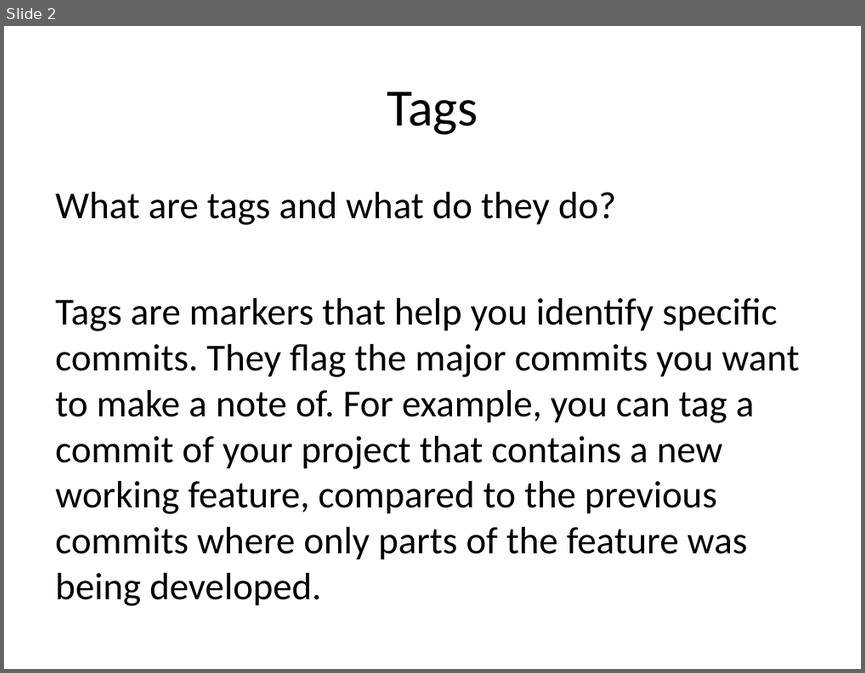
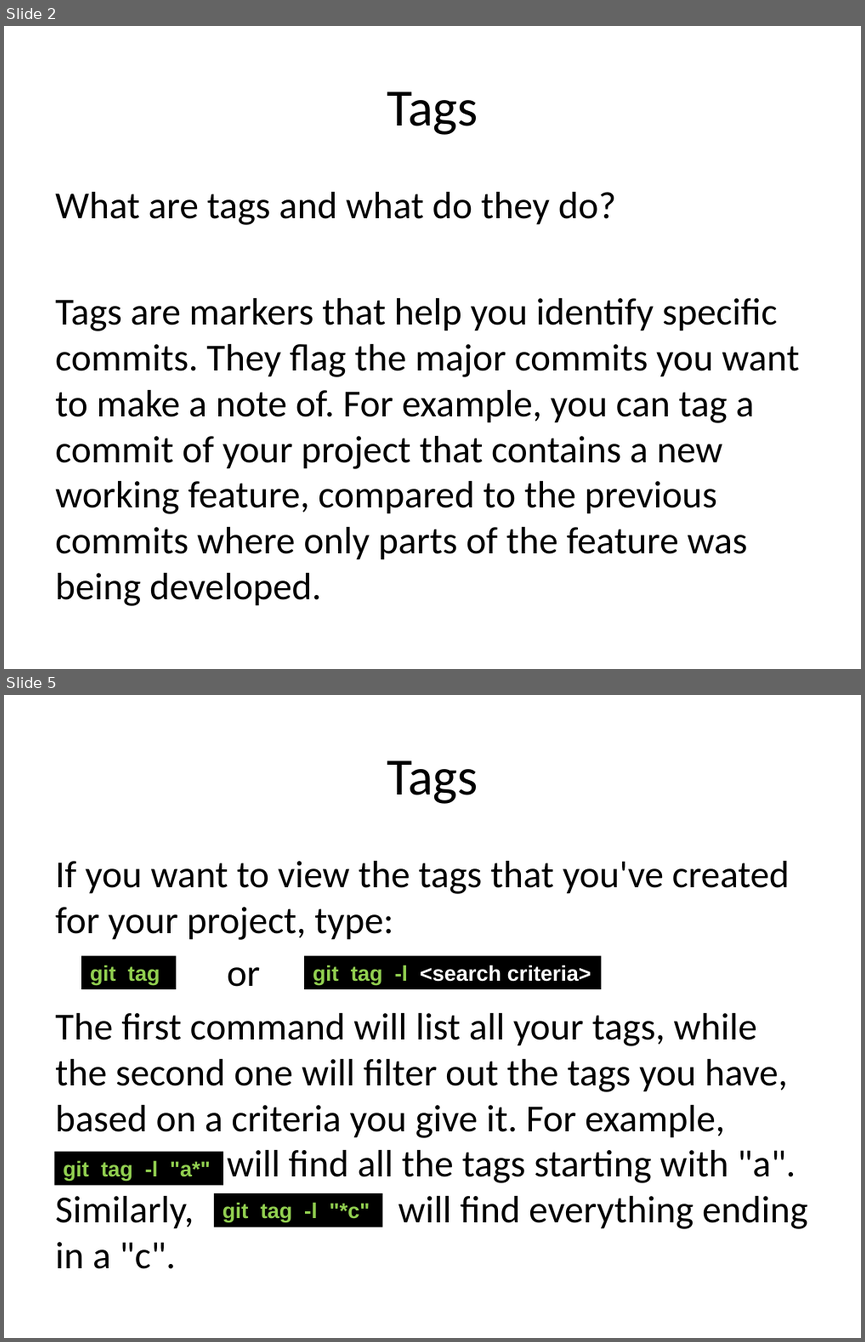
Before and after one commit to JaceTan/programming-notes, a slide deck: Tags and Versioning.pptx. Shown one above the other, each under a label of ours: slide 2 before the commit, slides 2 and 5 after it; the slides between them are not shown. The pictures are 865x673 and 865x1342 pixels, drawn with LibreOffice and Linux fonts; fonts in the diff are those of the drawing. Boxes give left, top, right and bottom in pixels: in the first picture for what was removed or moved away, otherwise in the second. Text is boxed around its words. In the diff, an @@ line names an element or a change of style, - is before the commit and + after.

Commit message:
updated Tags and Versioning and fixed typo in Table of Scenarios

```diff
--- a/Tags and Versioning.pptx
+++ b/Tags and Versioning.pptx
@@ slide 5 added at (4, 695, 861, 1338), background #FFFFFF @@
@@ title added at (386, 760, 478, 804), 44 pt, text #000000 @@
+Tags
@@ text added at (55, 861, 807, 1269), 32 pt, text #000000 @@
+If you want to view the tags that you've created for your project, type:
+or
+The first command will list all your tags, while the second one will filter out the tags you have, based on a criteria you give it. For example,
+will find all the tags starting with "a". Similarly, will find everything ending in a "c".
@@ rectangle added at (82, 955, 177, 989), fill #000000, 18 pt, text #92D050, bold @@
+git tag
@@ rectangle added at (304, 955, 601, 989), fill #000000, 18 pt, text #FFFFFF, bold @@
+git tag -l <search criteria>
@@ rectangle added at (54, 1151, 223, 1185), fill #000000, 18 pt, text #92D050, bold @@
+git tag -l "a*"
@@ rectangle added at (214, 1193, 383, 1226), fill #000000, 18 pt, text #92D050, bold @@
+git tag -l "*c"
```
Also in this commit, not shown: 1 slide changed, 1 other slide added, 1 other file.
